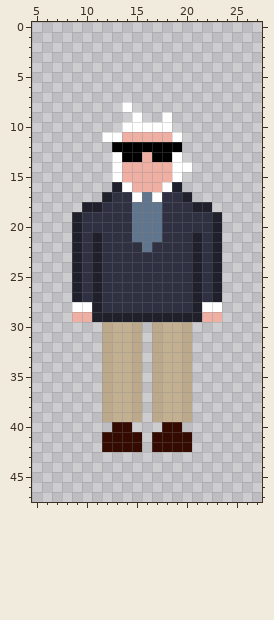
Edited in one commit: pixel-art sprite (sprites/congresssan/South/frame1.png). The first picture shows the starting point.
The file is 32x48 pixels. Colours within 5 levels of each other are drawn and written as one. Shown: x 5..27, y 0..47.
Once edited:
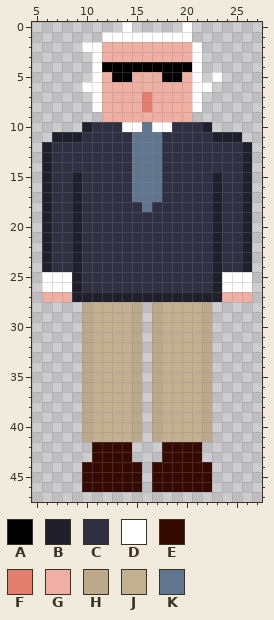
Palette (. is transparent): A #000000  B #1f202c  C #2f3042  D #ffffff  E #350b01  F #e47e6f  G #f0afa3  H #bca98b  J #c3b091  K #60768e
Edits made:
Changed rows in their new state; - is an unchanged pixel.
first column x 6:
 0 --------D-----D------
 1 ------DDDDDDDDD------
 2 ----DDGGGGGGGGGD-----
 3 -----DGGGGGGGGGD-----
 4 -----DAAAAAAAAAD-----
 5 -----DGAAGGGAAGD-D---
 6 ----DDGGGGGGGGGDD----
 7 -----DGGGGFGGGGD-----
 8 -----DGGGGFGGGGD-----
 9 ------GGGGGGGGG------
10 ----BCCC--K--CCCB----
11 -BBBCCCCCKKKCCCCCBBB-
12 BCCCCCCCCKKKCCCCCCCCB
13 BCCCCCCCCKKKCCCCCCCCB
14 BCCCCCCCCKKKCCCCCCCCB
15 BCCBCCCCCKKKCCCCCBCCB
16 BCCBCCCCCKKKCCCCCBCCB
17 BCCBCCC--K-K--CCCBCCB
18 BCCBCC---C-C---CCBCCB
19 BCC------CCC------CCB
20 BCC------CCC------CCB
21 BCC--C---CCC---C--CCB
22 BCC--C----C----C--CCB
23 BCC--C---------C--CCB
24 BCC--C---------C--CCB
25 DDD--C---------C--DDD
26 DDD--C---------C--DDD
27 GGG-B-BBBBBBBBB-B-GGG
28 ---.HJJJJH.HJJJJH.---
29 ---.HJJJJH.HJJJJH.---
30 ----HJJ-------JJH----
31 ----HJJ-------JJH----
32 ----HJJ-------JJH----
33 ----HJJ-------JJH----
34 ----HJJ-------JJH----
35 ----HJJ-------JJH----
36 ----HJJ-------JJH----
37 ----HJJ-------JJH----
38 ----HJJ-------JJH----
39 ----HJJ-------JJH----
40 ----HJJJJH-HJJJJH----
41 ----HJJJJH-HJJJJH----
42 -----E---.-.---E-----
43 -----EEEE---EEEE-----
44 ----EEEEEE-EEEEEE----
45 ----EEEEEE-EEEEEE----
46 ----EEEEEE-EEEEEE----
Where, in picture pixels (left, top, right, bottom), the same in both pictures:
changed: (42, 22, 252, 492)
